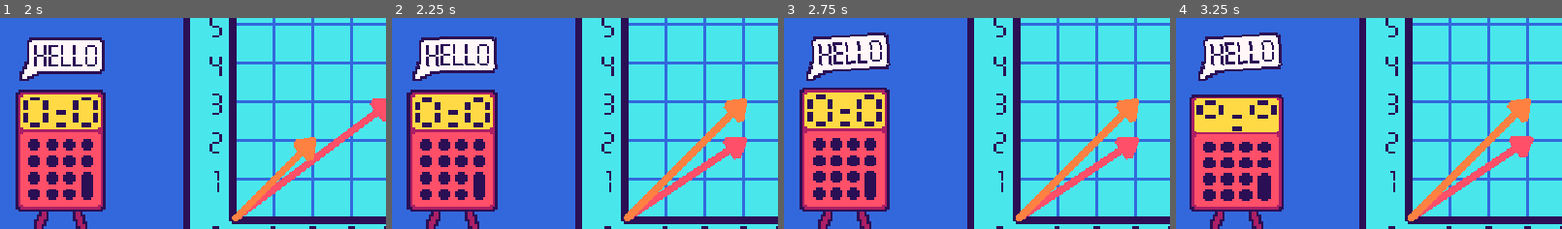
Above: before the commit, frames 1-4 (left to right).
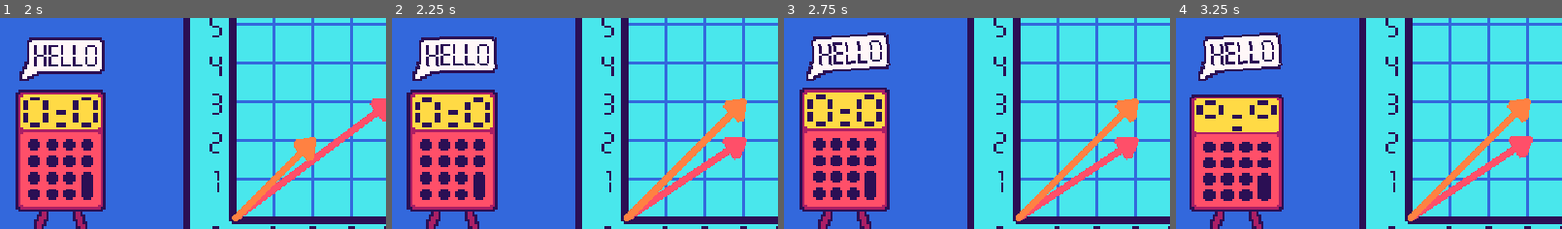
Above: after the commit, the same moments.

Repository: KyleTiley/VectorMathGame
Game: Godot game, scene res://Game/game.tscn
Two runs of this game, one before a commit and one after it. Both use one fixed random seed, a clock stepped at 60 frames per second and the inputs below.
Inputs (mouse positions are % of the whole screen's width and height, from its top left):
- Up to frame 1 (2 s): click "Addition" at 0.5 s; click (90, 13) at 1.27 s; type "12" at 1.35 s; click (97, 13) at 1.5 s; type "12" at 1.58 s
- Up to frame 2 (2.25 s): click "reset" at 2 s
- Up to frame 3 (2.75 s): no input
- Up to frame 4 (3.25 s): move the mouse to (38, 80) at 2.77 s; click (38, 80) at 2.92 s
The pictures show only the part of the screen within x 0-50%, y 42-92%; the shares and areas given below are measured in that part.

Frame 1 is identical in both runs. In frame 2, less than 0.1% of the frame differs, in the area x 60-92%, y 38-97%; in frame 3, 0.2%, in the area x 61-92%, y 38-97%; in frame 4, 0.2%.

Commit message:
position reset works

Diff:
--- a/Game/Graph/vector_graph.gd
+++ b/Game/Graph/vector_graph.gd
@@ -20,3 +20,7 @@
 	var line_end = Vector2(x, y)
 	line.add_point(line_end)
 	line.create_arrow()
+
+func reset_vectors():
+	vector1_line.reset_vector_position()
+	vector2_line.reset_vector_position()
--- a/Game/Levels/VectorAddition.gd
+++ b/Game/Levels/VectorAddition.gd
@@ -91,3 +91,4 @@
 
 func _on_button_reset_pressed():
 	setup_level()
+	graph.reset_vectors()
--- a/Game/VectorLine/vector_line.gd
+++ b/Game/VectorLine/vector_line.gd
@@ -3,6 +3,8 @@
 @onready var area = $Area2D
 @onready var position_node = $PositionNode
 @onready var collision = CollisionShape2D.new()
+
+var neutral_pos = Vector2(197, 321)
 
 var diff
 func create_arrow():
@@ -10,14 +12,14 @@
 	var end_point = self.get_point_position(1)
 
 	diff = end_point - start_point
-	print(diff)
 
 	# set up collision
 	collision.shape = RectangleShape2D.new()
 	collision.position = diff/2
+	for child in area.get_children():
+		area.remove_child(child)
 	area.add_child(collision)
-	collision.rotation = atan(diff.y / diff.x) # angle a bit off?
-	print(collision.rotation)
+	collision.rotation = atan(diff.y / diff.x) # angle a bit off?\
 	collision.shape.extents.y = 5
 	collision.shape.extents.x = sqrt(pow(diff.x, 2) + pow(diff.y, 2))/2 # div of 2 since rez is double
 
@@ -54,3 +56,7 @@
 func _input(event):
 	if event is InputEventMouseButton and not event.pressed and event.button_index == 1:
 		selected = false
+
+func reset_vector_position():
+	print(global_position)
+	global_position = neutral_pos
